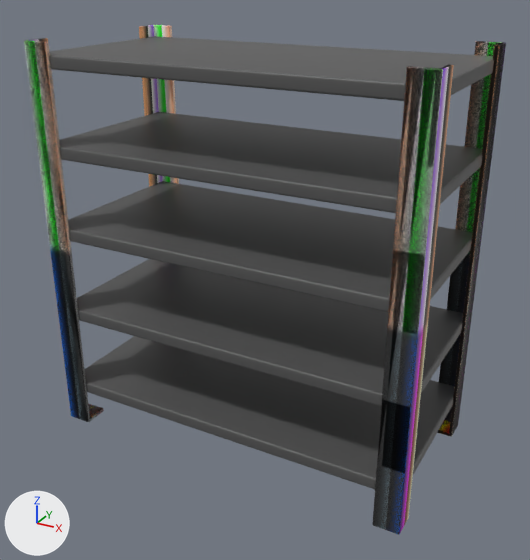
A saved change to the FBX model arte/FBX/SM_Env_MetalShelf.fbx.
One viewpoint serves both versions: a 50 mm camera at (3.56, -6.41, 5.02) aimed at (0.08, -0.09, 1.86). Lighting does not change. The marker at lower left points along +X, +Y and +Z. The first picture is the older version. Where no turn or scale is listed for an object, it has been applied to the vertices. Vertices at exactly the same position are counted once.

Script lines for the objects in view, before the commit:
```python
me_cube_001 = bpy.data.meshes.new('Cube.001')
me_cube_001.from_pydata(...)  # 3216 vertices, 3266 faces; spans x -2.06..2.06, y -1.03..1.03, z -0.01..4.29
# faces by material slot: [1966, 1300]
me_cube_001.materials.append(mat_material)  # picture img_t_pallete_02_jpg
me_cube_001.materials.append(mat_material_001)  # picture img_t_pallete_02_jpg
ob_metal_shelf = bpy.data.objects.new('Metal_Shelf', me_cube_001)
ob_metal_shelf.location = (0.0, 0.0, 0.0)
```
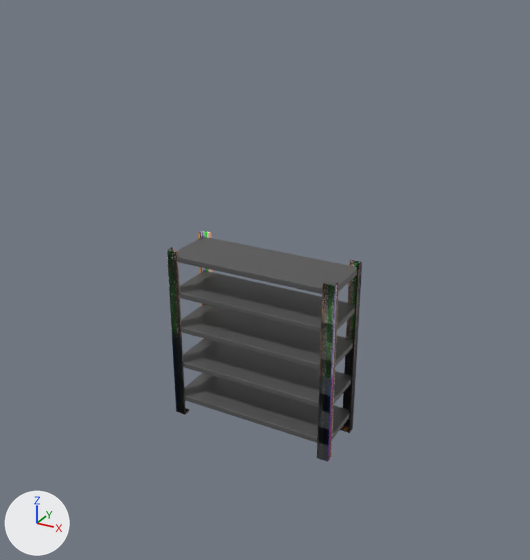
Boxes [x1, y1, x2, y2] around the edits, measured in the pictures (530 x 560 px; the box of a moved part takes in the faces that stretch with it):
'Metal_Shelf', reshaped (59% narrower, 55% shorter): before [24, 25, 506, 535]; after [167, 231, 362, 462]
part 1 of me_cube_001, moved or reshaped: before [49, 36, 494, 101]; after [177, 236, 357, 294]
part 2 of me_cube_001, moved or reshaped: before [85, 336, 455, 489]; after [184, 373, 349, 443]
part 3 of me_cube_001, moved or reshaped: before [77, 259, 463, 406]; after [183, 338, 351, 407]
part 4 of me_cube_001, moved or reshaped: before [68, 181, 473, 312]; after [181, 304, 353, 370]
part 5 of me_cube_001, moved or reshaped: before [59, 112, 483, 213]; after [179, 271, 355, 333]
part 6 of me_cube_001, moved or reshaped: before [139, 25, 179, 186]; after [198, 231, 213, 340]
part 7 of me_cube_001, moved or reshaped: before [372, 64, 454, 535]; after [317, 282, 339, 462]
part 8 of me_cube_001, moved or reshaped: before [24, 38, 104, 422]; after [167, 247, 190, 414]
part 9 of me_cube_001, added: after [340, 260, 362, 433]
part 10 of me_cube_001, deleted: before [437, 41, 506, 437]

The change in detail:
me_cube_001 is used by ob_metal_shelf; location (0.0, 0.0, 0.0).
me_cube_001 had 3216 vertices, 3266 faces and spanned x -2.06..2.06, y -1.03..1.03, z -0.01..4.29.
me_cube_001 now has 3183 vertices, 3266 faces and spans x -1.0..1.0, y -0.35..0.35, z -0.01..2.09.
me_cube_001 part 1: the loose piece of 48 vertices spanning x -2.02..2.02, y -1.0..1.0, z 4.03..4.17 is scaled about the mesh origin by (0.488, 0.34, 0.488).
me_cube_001 part 2: the loose piece of 48 vertices spanning x -2.02..2.02, y -1.0..1.0, z 0.38..0.52 is scaled about the mesh origin by (0.488, 0.34, 0.488).
me_cube_001 part 3: the loose piece of 48 vertices spanning x -2.02..2.02, y -1.0..1.0, z 1.32..1.45 is scaled about the mesh origin by (0.488, 0.34, 0.488).
me_cube_001 part 4: the loose piece of 48 vertices spanning x -2.03..2.02, y -1.0..1.0, z 2.26..2.4 is scaled about the mesh origin by (0.488, 0.34, 0.488).
me_cube_001 part 5: the loose piece of 48 vertices spanning x -2.02..2.02, y -1.0..1.0, z 3.14..3.28 is scaled about the mesh origin by (0.488, 0.34, 0.488).
me_cube_001 part 6: the loose piece of 432 vertices spanning x -2.06..-1.78, y 0.76..1.03, z -0.01..4.29 is scaled about the mesh origin by (0.488, 0.34, 0.488).
me_cube_001 part 7: the loose piece of 856 vertices spanning x 1.78..2.06, y -1.03..-0.76, z -0.01..4.29 is scaled about the mesh origin by (0.488, 0.34, 0.488).
me_cube_001 part 8: the loose piece of 856 vertices spanning x -2.06..-1.78, y -1.03..-0.76, z -0.01..4.29 is scaled about the mesh origin by (0.488, 0.34, 0.488).
me_cube_001 part 9: a new loose piece of 799 vertices spanning x 0.87..1.0, y 0.26..0.35, z -0.01..2.09.
me_cube_001 part 10: the loose piece of 832 vertices spanning x 1.78..2.06, y 0.76..1.03, z -0.01..4.29 is deleted.
